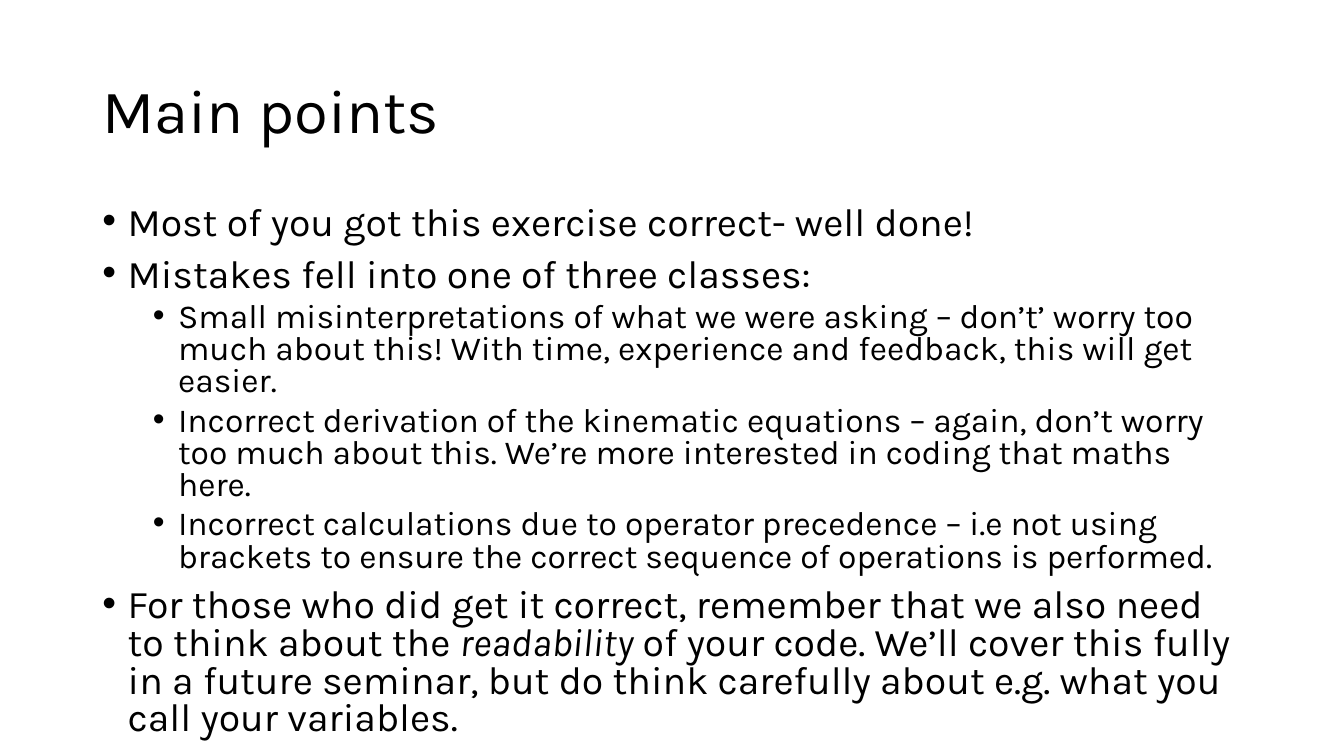
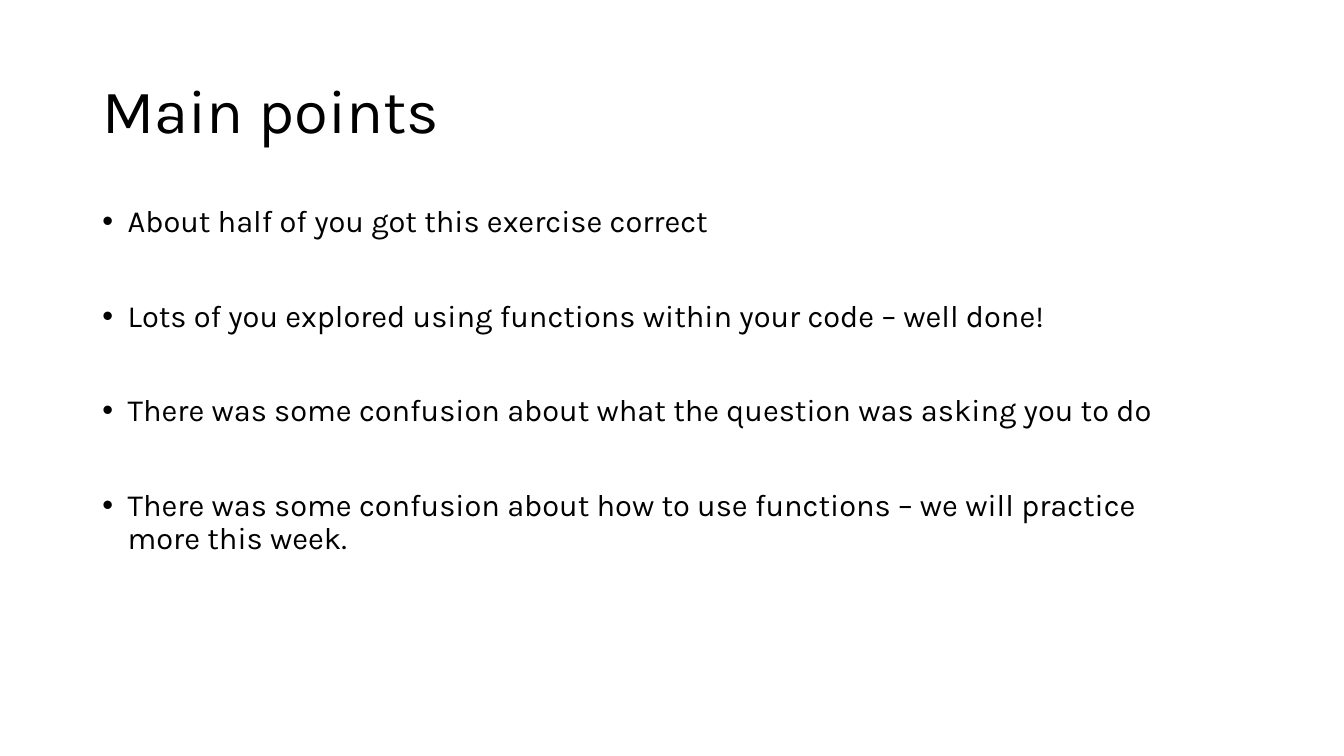
Before and after one commit to engmaths/SEMT10002_2025, a slide deck: slide 2 of Week_7_lists_and_testing_code/Lab_5_lists/Notes/class_feedback_p2.pptx. Drawn at 1344x756 pixels with LibreOffice and Linux fonts; fonts in the diff are those of the drawing. Boxes give left, top, right and bottom in pixels: in the first picture for what was removed or moved away, otherwise in the second. Text is boxed around its words. In the diff, an @@ line names an element or a change of style, - is before the commit and + after.

```diff
--- a/Week_7_lists_and_testing_code/Lab_5_lists/Notes/class_feedback_p2.pptx
+++ b/Week_7_lists_and_testing_code/Lab_5_lists/Notes/class_feedback_p2.pptx
@@ text at box(128, 210, 1151, 550): text changed; size 24 to 22 pt @@
-• Most of you got this exercise correct- well done!
-• Mistakes fell into one of three classes:
-  • Small misinterpretations of what we were asking – don’t’ worry too much about this! With time, experience and feedback, this will get easier.
-  • Incorrect derivation of the kinematic equations – again, don’t worry too much about this. We’re more interested in coding that maths here.
-  • Incorrect calculations due to operator precedence – i.e not using brackets to ensure the correct sequence of operations is performed.
-• For those who did get it correct, remember that we also need to think about the readability of your code. We’ll cover this fully in a future seminar, but do think carefully about e.g. what you call your variables.
+• About half of you got this exercise correct
+• Lots of you explored using functions within your code – well done!
+• There was some confusion about what the question was asking you to do
+• There was some confusion about how to use functions – we will practice more this week.
```
Also in this commit, not shown: 3 other slides changed, 3 other files.
